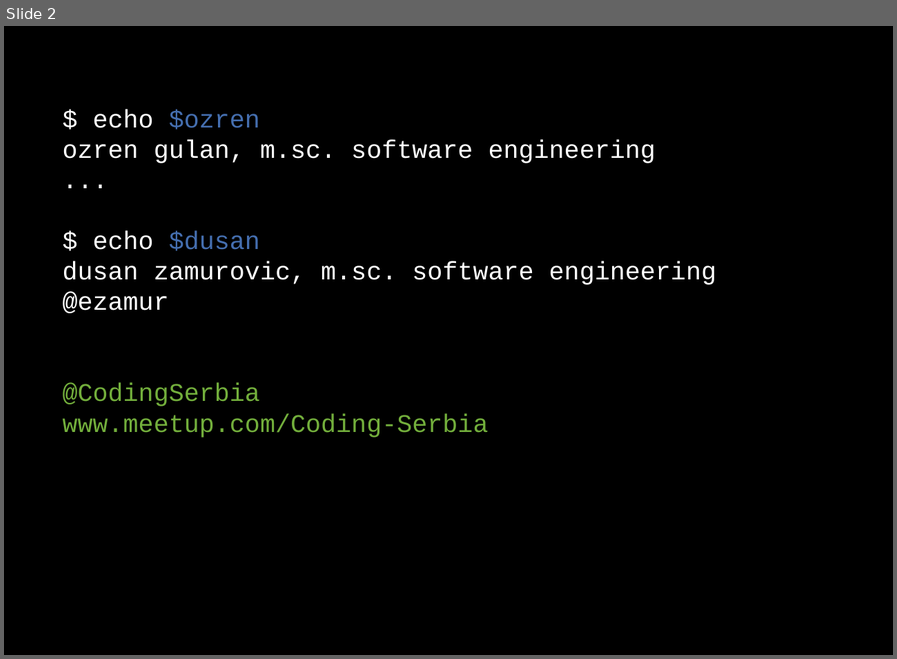
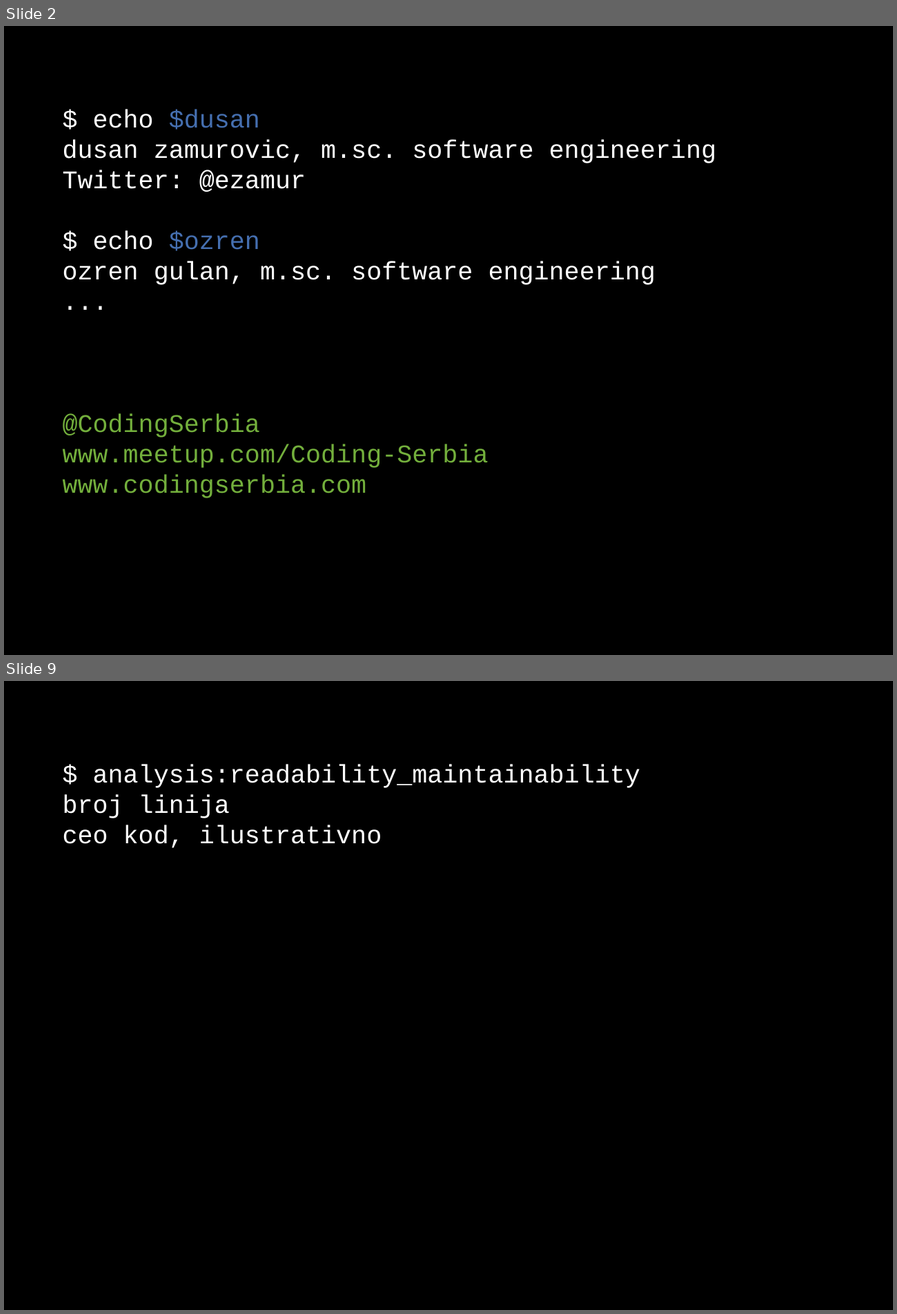
Before and after one commit to dzamurovic/coding-serbia-2014, a slide deck: coding-serbia.pptx. Shown one above the other, each under a label of ours: slide 2 before the commit, slides 2 and 9 after it; the slides between them are not shown. The pictures are 897x659 and 897x1314 pixels, drawn with LibreOffice and Linux fonts; fonts in the diff are those of the drawing. Boxes give left, top, right and bottom in pixels: in the first picture for what was removed or moved away, otherwise in the second. Text is boxed around its words. In the diff, an @@ line names an element or a change of style, - is before the commit and + after.

```diff
--- a/coding-serbia.pptx
+++ b/coding-serbia.pptx
@@ slide 9 added at box(4, 681, 893, 1310), background #000000 @@
@@ rectangle added at box(47, 750, 855, 858), fill #000000, outline #000000 2 pt, 24 pt, text #FFFFFF @@
+$ analysis:readability_maintainability
+broj linija
+ceo kod, ilustrativno
@@ slide 2 changed as well @@
@@ rectangle "$ echo $dusan": place and size @@
-rectangle "$ echo $dusan" at box(47, 95, 855, 448)
+rectangle "$ echo $dusan" at box(47, 95, 855, 540)
@@ text in rectangle at box(63, 109, 716, 192): paragraphs added @@
+$ echo $dusan
+dusan zamurovic, m.sc. software engineering
+Twitter: @ezamur
@@ text in rectangle at box(63, 231, 716, 313): paragraphs removed @@
-$ echo $dusan
-dusan zamurovic, m.sc. software engineering
-@ezamur
@@ text in rectangle at box(63, 474, 367, 498): paragraph added @@
+www.codingserbia.com
```
Also in this commit, not shown: 2 other slides changed, 10 other slides added, 4 slides removed, 3 other files.
